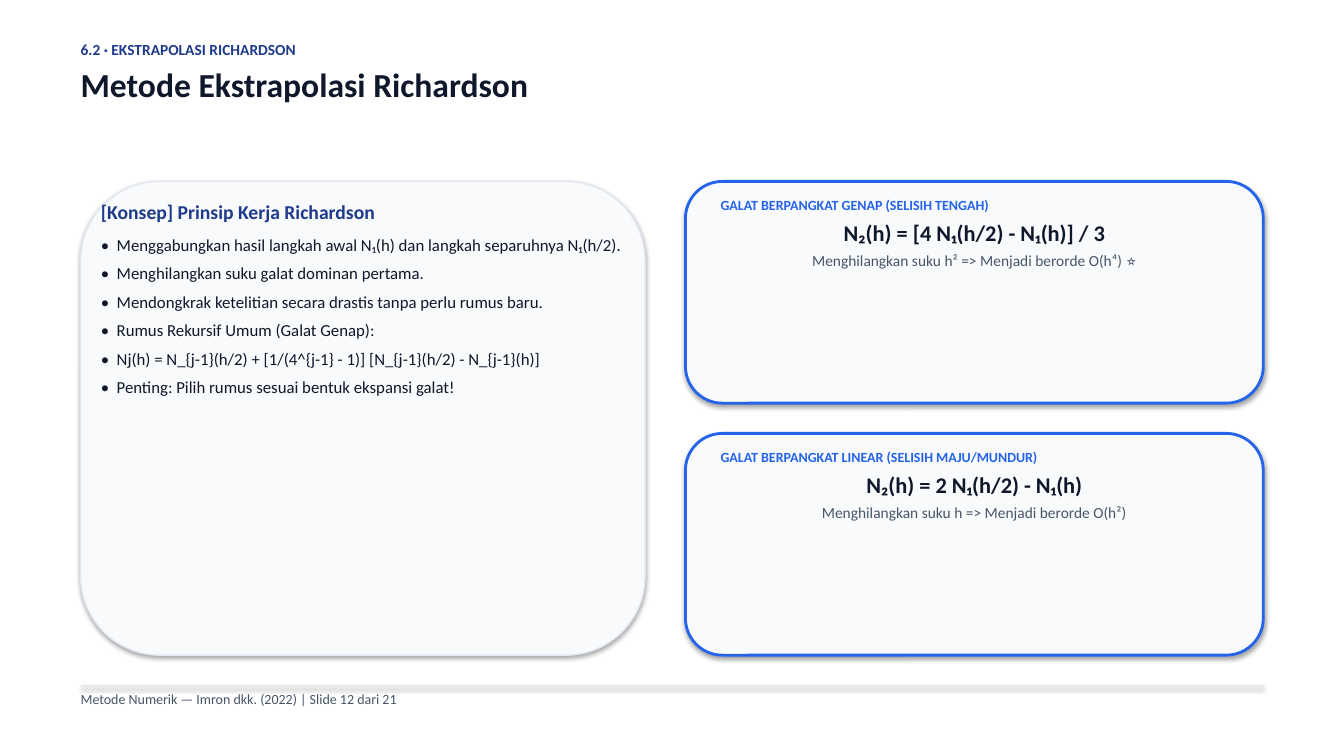
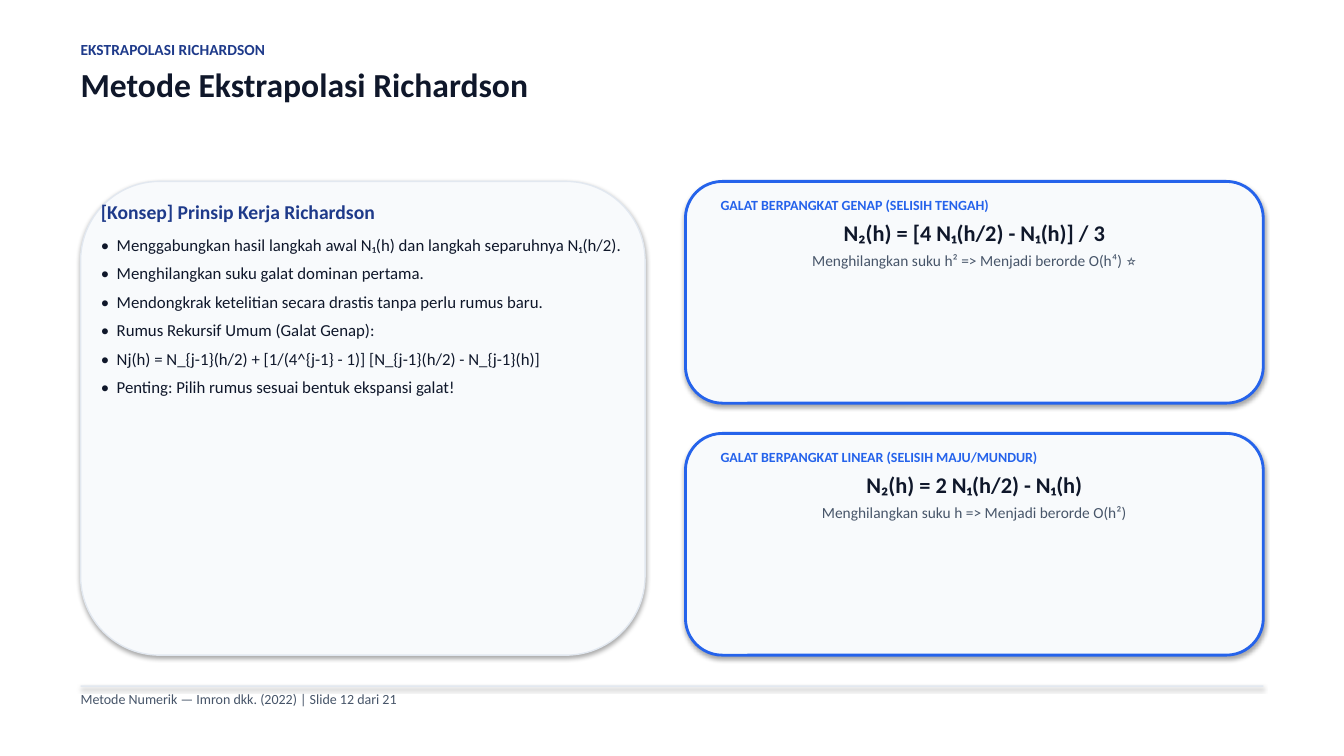
Before and after one commit to Moreyartea/Diferensiasi-Numerik, a slide deck: slide 12 of Diferensiasi_Numerik.pptx. Drawn at 1344x756 pixels with LibreOffice and Linux fonts; fonts in the diff are those of the drawing. Boxes give left, top, right and bottom in pixels: in the first picture for what was removed or moved away, otherwise in the second. Text is boxed around its words. In the diff, an @@ line names an element or a change of style, - is before the commit and + after.

```diff
--- a/Diferensiasi_Numerik.pptx
+++ b/Diferensiasi_Numerik.pptx
@@ text at [81,45,265,55]: text changed @@
-6.2 · EKSTRAPOLASI RICHARDSON
+EKSTRAPOLASI RICHARDSON
```
Also in this commit, not shown: 10 other slides changed, 4 other files.
